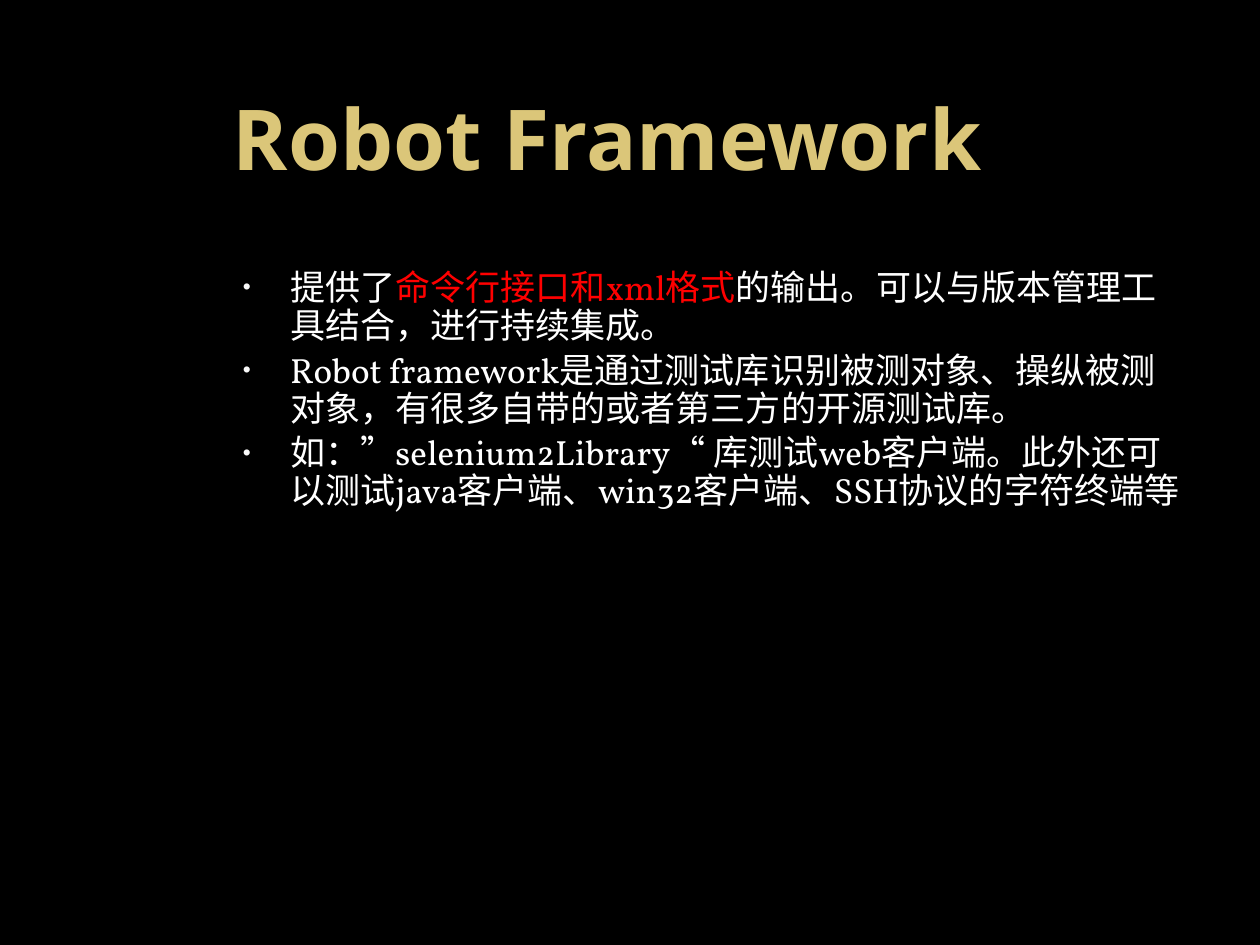
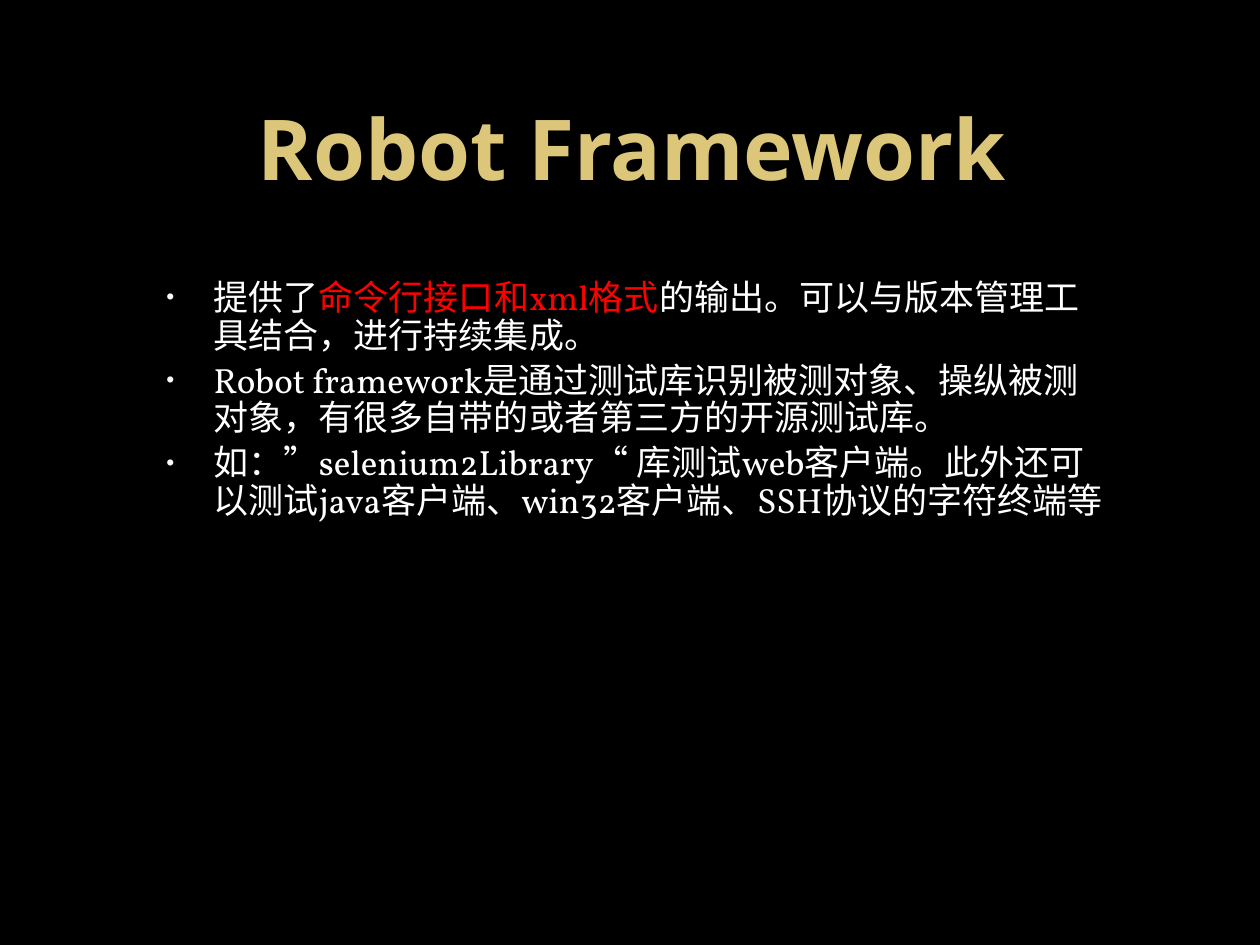
Before and after one commit to elvis2workspace/OPython, a slide deck: slide 8 of 自动化安装包/移动互联网事业部测试自动化实施方案介绍_张修海.pptx. Drawn at 1260x945 pixels with LibreOffice and Linux fonts; fonts in the diff are those of the drawing; background and template pictures are left out. Boxes give left, top, right and bottom in pixels: in the first picture for what was removed or moved away, otherwise in the second. Text is boxed around its words. In the diff, an @@ line names an element or a change of style, - is before the commit and + after.

```diff
--- a/自动化安装包/移动互联网事业部测试自动化实施方案介绍_张修海.pptx
+++ b/自动化安装包/移动互联网事业部测试自动化实施方案介绍_张修海.pptx
@@ title "Robot Framework": place and size @@
-title "Robot Framework" at [233, 106, 982, 171]
+title "Robot Framework" at [258, 116, 1006, 181]
@@ title "Robot Framework" at [258, 116, 1006, 181]: alignment left to centre @@
@@ text "提供了命令行接口和xml格式的输出。可以与版本管理工具结合，进行持续集成。": place and size @@
-text "提供了命令行接口和xml格式的输出。可以与版本管理工具结合，进行持续集成。" at [290, 270, 1179, 512]
+text "提供了命令行接口和xml格式的输出。可以与版本管理工具结合，进行持续集成。" at [214, 280, 1103, 522]
```
Also in this commit, not shown: 7 other slides changed, 6 other files.
